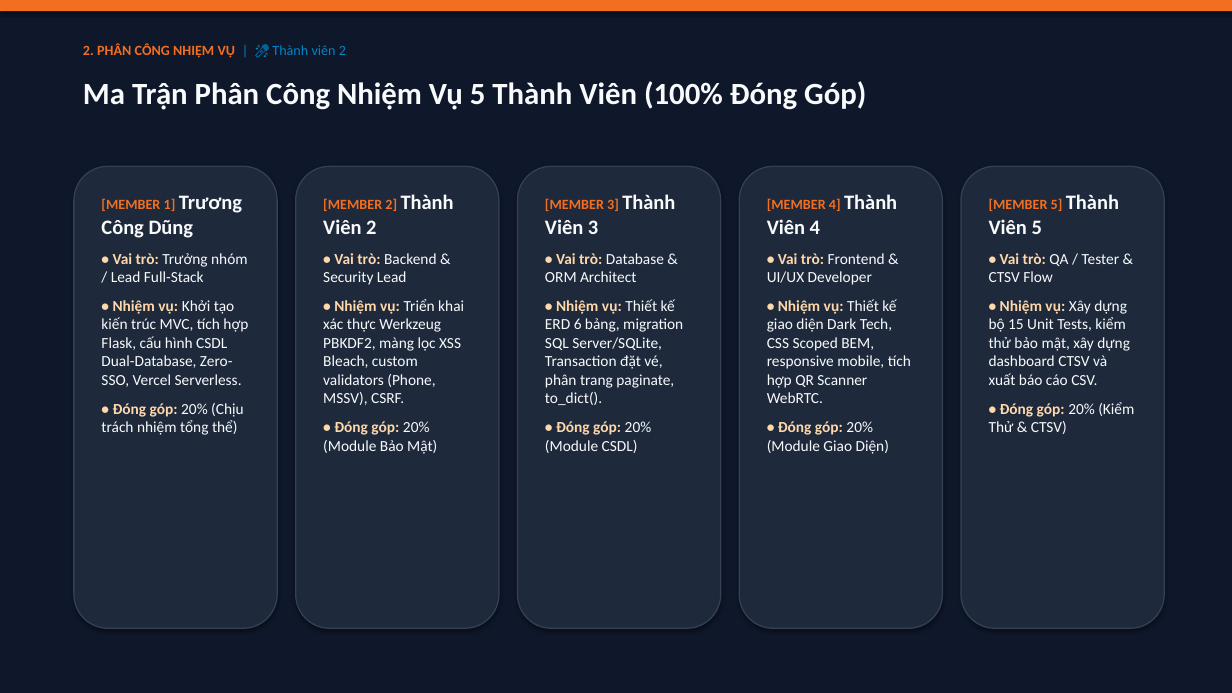
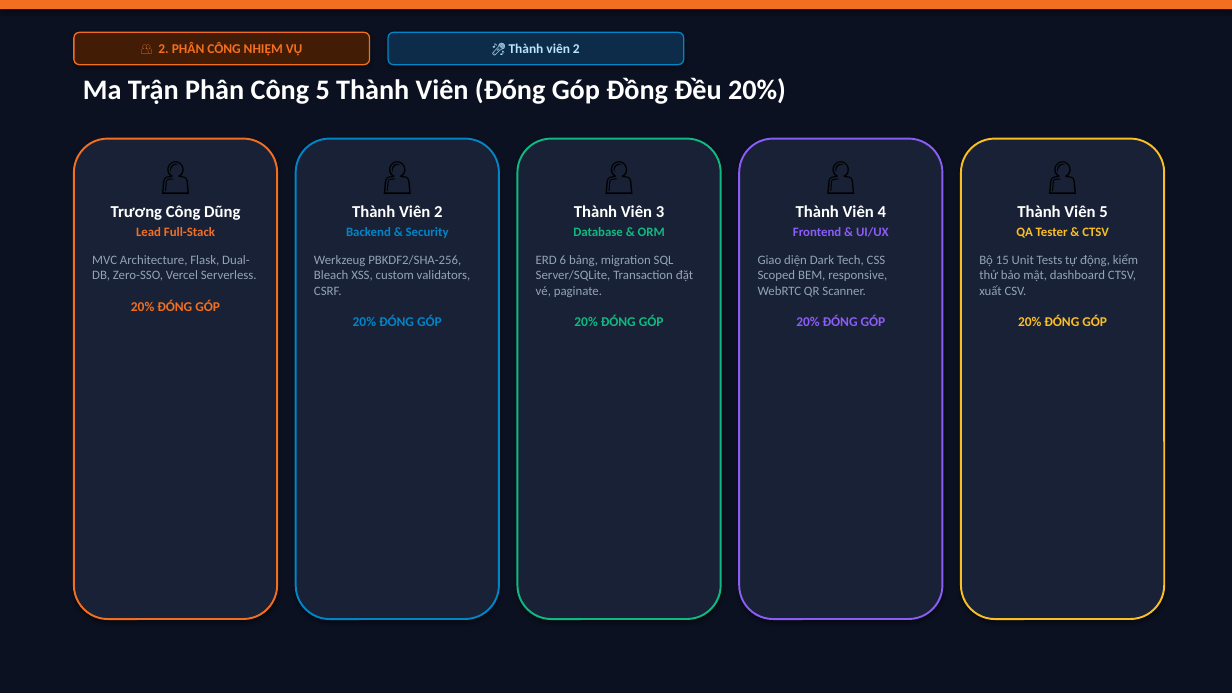
Before and after one commit to CongDung0506/FPTU-EventHub, a slide deck: slide 6 of SLIDE_THUYET_TRINH_FPTU_EVENTHUB.pptx. Drawn at 1232x693 pixels with LibreOffice and Linux fonts; fonts in the diff are those of the drawing. Boxes give left, top, right and bottom in pixels: in the first picture for what was removed or moved away, otherwise in the second. Text is boxed around its words. In the diff, an @@ line names an element or a change of style, - is before the commit and + after.

```diff
--- a/SLIDE_THUYET_TRINH_FPTU_EVENTHUB.pptx
+++ b/SLIDE_THUYET_TRINH_FPTU_EVENTHUB.pptx
@@ rectangle at box(0, 0, 1232, 693): fill #0F172A to #0B1120 @@
@@ rounded rectangle "👥 2. PHÂN CÔNG NHIỆM ...": place and size @@
-rounded rectangle "👥 2. PHÂN CÔNG NHIỆM ..." at box(83, 43, 346, 58)
+rounded rectangle "👥 2. PHÂN CÔNG NHIỆM ..." at box(74, 32, 370, 65)
@@ rounded rectangle "👥 2. PHÂN CÔNG NHIỆM ..." at box(74, 32, 370, 65): vertical alignment top to middle; fill none to #431C06; outline none to #F26F21 1 pt; shadow on @@
@@ text in rounded rectangle at box(158, 42, 303, 55): text changed; size 11 to 10.5 pt @@
-2. PHÂN CÔNG NHIỆM VỤ | 🎤 Thành viên 2
+👥 2. PHÂN CÔNG NHIỆM VỤ
@@ rounded rectangle added at box(388, 32, 684, 65), fill #0C2C4A, outline #0284C7 1 pt, 10.5 pt, text #BAE6FD, bold @@
+🎤 Thành viên 2
@@ text at box(83, 77, 786, 104): text changed; size 24 to 22 pt; text colour #F8FAFC to #FFFFFF @@
-Ma Trận Phân Công Nhiệm Vụ 5 Thành Viên (100% Đóng Góp)
+Ma Trận Phân Công 5 Thành Viên (Đóng Góp Đồng Đều 20%)
@@ rounded rectangle: place and size @@
-rounded rectangle at box(74, 166, 277, 628)
+rounded rectangle at box(74, 139, 277, 619)
@@ rounded rectangle at box(74, 139, 277, 619): fill #1E293B to #182135; outline #334155 1 pt to #F26F21 1.5 pt @@
@@ rounded rectangle: place and size @@
-rounded rectangle at box(296, 166, 499, 628)
+rounded rectangle at box(296, 139, 499, 619)
@@ rounded rectangle at box(296, 139, 499, 619): fill #1E293B to #182135; outline #334155 1 pt to #0284C7 1.5 pt @@
@@ rounded rectangle: place and size @@
-rounded rectangle at box(518, 166, 721, 628)
+rounded rectangle at box(518, 139, 721, 619)
@@ rounded rectangle at box(518, 139, 721, 619): fill #1E293B to #182135; outline #334155 1 pt to #10B981 1.5 pt @@
@@ rounded rectangle: place and size @@
-rounded rectangle at box(739, 166, 943, 628)
+rounded rectangle at box(739, 139, 943, 619)
@@ rounded rectangle at box(739, 139, 943, 619): fill #1E293B to #182135; outline #334155 1 pt to #8B5CF6 1.5 pt @@
@@ rounded rectangle: place and size @@
-rounded rectangle at box(961, 166, 1165, 628)
+rounded rectangle at box(961, 139, 1165, 619)
@@ rounded rectangle at box(961, 139, 1165, 619): fill #1E293B to #182135; outline #334155 1 pt to #FBBF24 1.5 pt @@
@@ text at box(92, 205, 257, 311): text changed; size 12 to 10 pt; text colour #F8FAFC to #94A3B8 @@
-[MEMBER 1] Trương Công Dũng
-• Vai trò: Trưởng nhóm / Lead Full-Stack
-• Nhiệm vụ: Khởi tạo kiến trúc MVC, tích hợp Flask, cấu hình CSDL Dual-Database, Zero-SSO, Vercel Serverless.
-• Đóng góp: 20% (Chịu trách nhiệm tổng thể)
+👤
+Trương Công Dũng
+Lead Full-Stack
+MVC Architecture, Flask, Dual-DB, Zero-SSO, Vercel Serverless.
+20% ĐÓNG GÓP
@@ text at box(314, 205, 471, 326): text changed; size 12 to 10 pt; text colour #F8FAFC to #94A3B8 @@
-[MEMBER 2] Thành Viên 2
-• Vai trò: Backend & Security Lead
-• Nhiệm vụ: Triển khai xác thực Werkzeug PBKDF2, màng lọc XSS Bleach, custom validators (Phone, MSSV), CSRF.
-• Đóng góp: 20% (Module Bảo Mật)
+👤
+Thành Viên 2
+Backend & Security
+Werkzeug PBKDF2/SHA-256, Bleach XSS, custom validators, CSRF.
+20% ĐÓNG GÓP
@@ text at box(536, 205, 693, 326): text changed; size 12 to 10 pt; text colour #F8FAFC to #94A3B8 @@
-[MEMBER 3] Thành Viên 3
-• Vai trò: Database & ORM Architect
-• Nhiệm vụ: Thiết kế ERD 6 bảng, migration SQL Server/SQLite, Transaction đặt vé, phân trang paginate, to_dict().
-• Đóng góp: 20% (Module CSDL)
+👤
+Thành Viên 3
+Database & ORM
+ERD 6 bảng, migration SQL Server/SQLite, Transaction đặt vé, paginate.
+20% ĐÓNG GÓP
@@ text at box(758, 205, 889, 326): text changed; size 12 to 10 pt; text colour #F8FAFC to #94A3B8 @@
-[MEMBER 4] Thành Viên 4
-• Vai trò: Frontend & UI/UX Developer
-• Nhiệm vụ: Thiết kế giao diện Dark Tech, CSS Scoped BEM, responsive mobile, tích hợp QR Scanner WebRTC.
-• Đóng góp: 20% (Module Giao Diện)
+👤
+Thành Viên 4
+Frontend & UI/UX
+Giao diện Dark Tech, CSS Scoped BEM, responsive, WebRTC QR Scanner.
+20% ĐÓNG GÓP
@@ text at box(979, 205, 1138, 326): text changed; size 12 to 10 pt; text colour #F8FAFC to #94A3B8 @@
-[MEMBER 5] Thành Viên 5
-• Vai trò: QA / Tester & CTSV Flow
-• Nhiệm vụ: Xây dựng bộ 15 Unit Tests, kiểm thử bảo mật, xây dựng dashboard CTSV và xuất báo cáo CSV.
-• Đóng góp: 20% (Kiểm Thử & CTSV)
+👤
+Thành Viên 5
+QA Tester & CTSV
+Bộ 15 Unit Tests tự động, kiểm thử bảo mật, dashboard CTSV, xuất CSV.
+20% ĐÓNG GÓP
```
Also in this commit, not shown: 23 other slides changed, 2 slides added, 2 slides removed, 2 other files.
